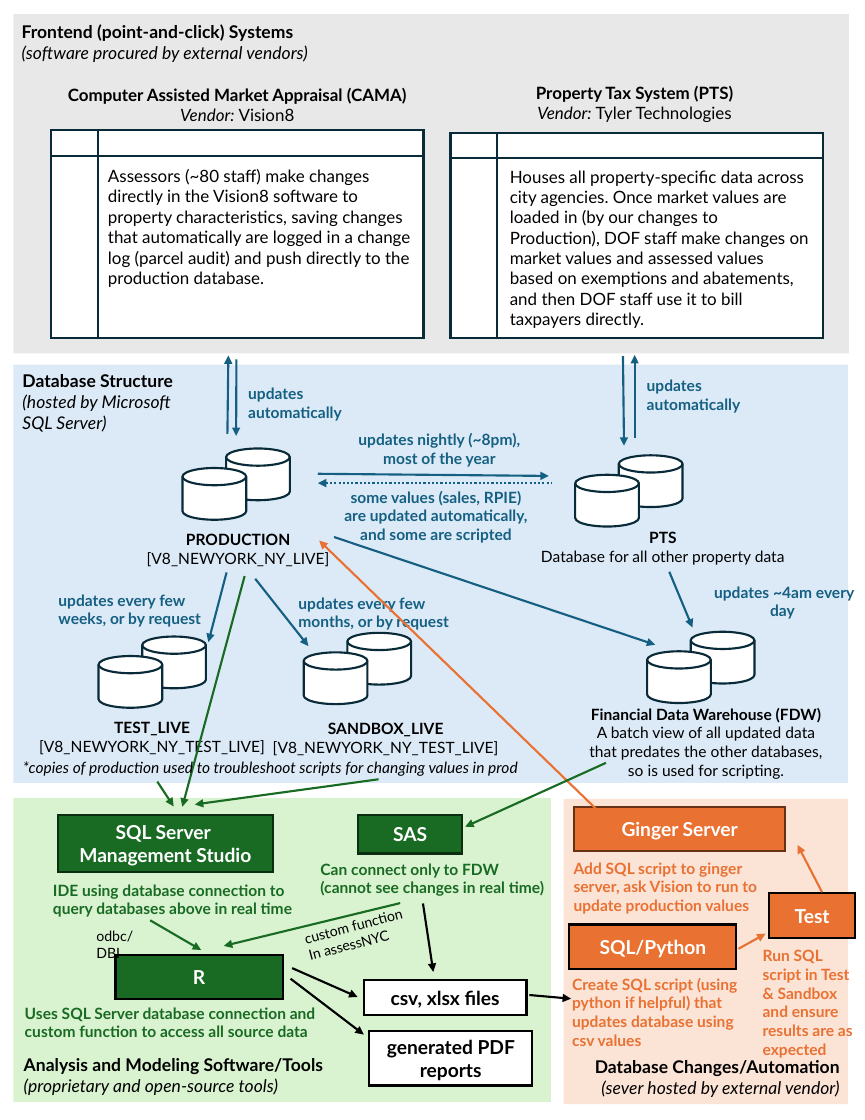
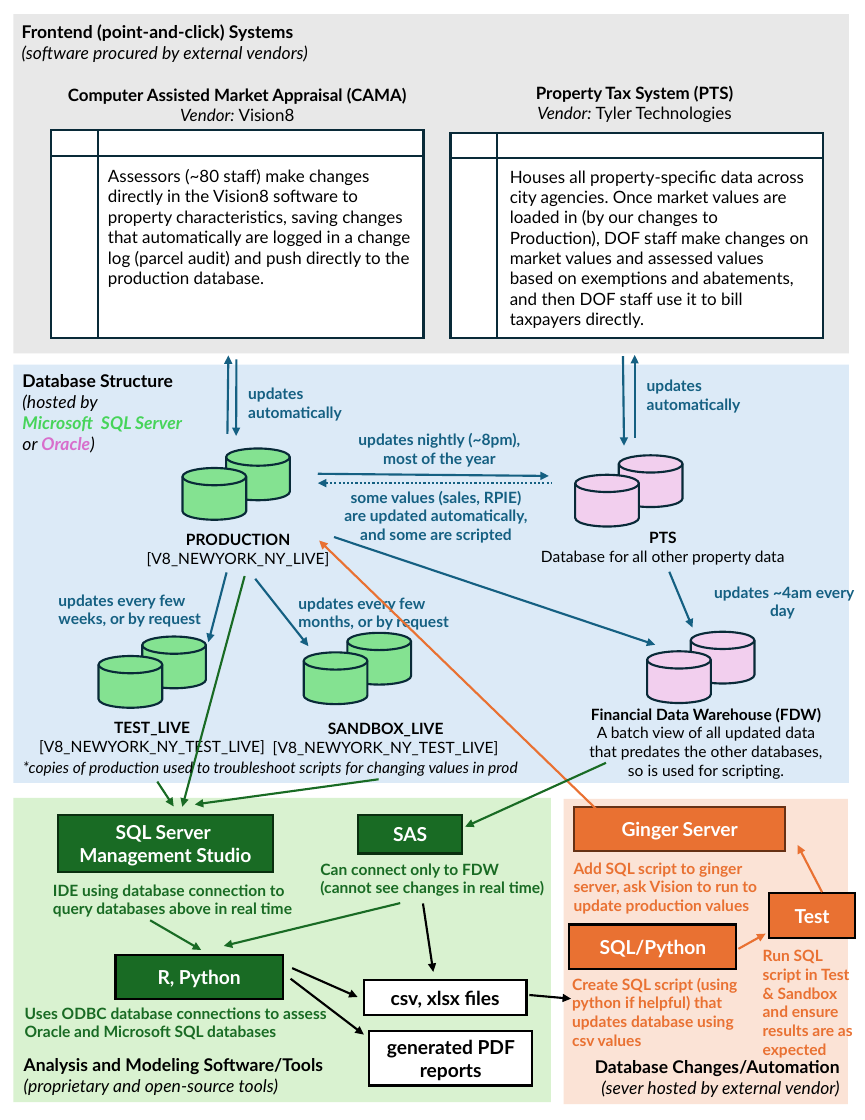
Before and after one commit to nycdepartmentoffinance/onboarding, a slide deck: slide 1 of resources/data_workflow.pptx. Drawn at 865x1120 pixels with LibreOffice and Linux fonts; fonts in the diff are those of the drawing. Boxes give left, top, right and bottom in pixels: in the first picture for what was removed or moved away, otherwise in the second. Text is boxed around its words. In the diff, an @@ line names an element or a change of style, - is before the commit and + after.

```diff
--- a/resources/data_workflow.pptx
+++ b/resources/data_workflow.pptx
@@ text at [22,394,182,453]: text changed; text colour #000000 to #47D45A; bold on @@
-(hosted by Microsoft SQL Server)
+(hosted by
+Microsoft SQL Server
+or Oracle)
@@ fill #FFFFFF to #84E291 in 6 elements at [226,449,290,501], [182,468,246,520], [142,636,207,688], [99,655,163,707], [347,633,411,685], [303,652,367,704] @@
@@ fill #FFFFFF to #F2CFEE in 4 elements at [619,455,683,507], [575,474,639,526], [691,632,755,684], [647,651,711,703] @@
@@ text removed at [96,930,133,961] @@
-odbc/DBI
@@ text in rectangle at [158,969,241,988]: text changed @@
-R
+R, Python
@@ text at [25,1005,327,1039]: text changed @@
-Uses SQL Server database connection and custom function to access all source data
+Uses ODBC database connections to assess Oracle and Microsoft SQL databases
@@ text removed at [25,1025,137,1037] @@
-custom function
-In assessNYC
```
Also in this commit, not shown: 1 other file.
